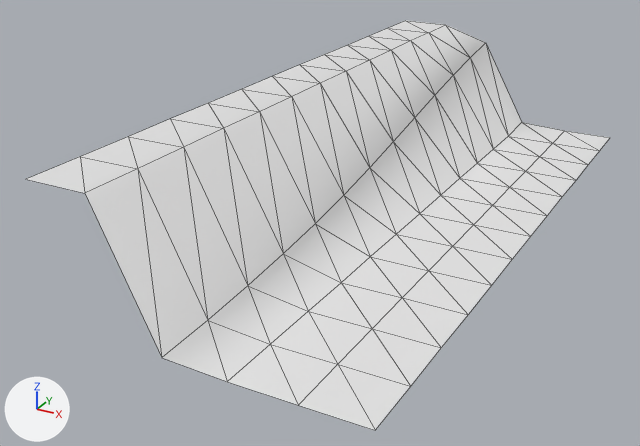
The OBJ model models/areas/gorge/grass_-1_3.obj: old version first, new version second.
Before and after are seen from a camera (50 mm lens) standing at (6.8, -99.0, 8.1) and looking at (-6.8, -74.1, -4.3). Arrows for +X, +Y and +Z are at lower left; the lights stay in place. The first picture is the older version. Mesh edges are drawn as thin lines. Where no turn or scale is listed for an object, it has been applied to the vertices. Vertices at exactly the same position are counted once.

In view in the first picture: 'grass_-1_3'.
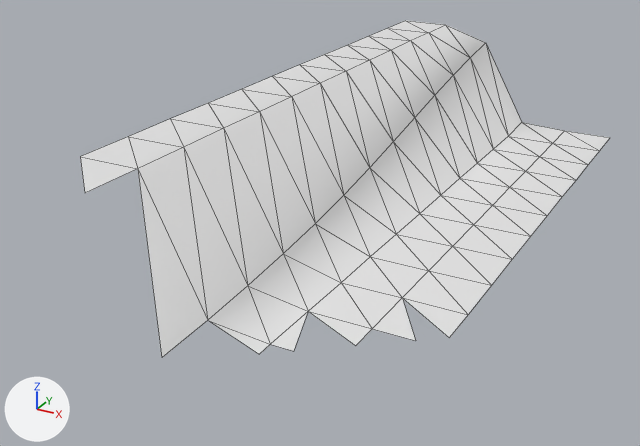
Boxes [x1, y1, x2, y2] around the edits, measured in the pictures (640 x 446 px):
'grass_-1_3', reshaped (9% narrower, 18% shorter)
    before: [26, 20, 610, 430]
    after: [80, 20, 610, 357]
part 1 of me_grass__1_3, cut back
    before: [26, 157, 468, 430]
    after: [210, 298, 468, 354]

The change, as a list of edits to the scene's bpy script:
```text
Change me_grass__1_3:
    used by ob_grass__1_3; location = (0.0, 0.0, 0.0)
    remove me_grass__1_3.from_pydata(...)  # 78 vertices, 120 faces; spans x -10.0..0.0, y -84.0..-60.0, z -4.2..0.0
    add me_grass__1_3.from_pydata(...)  # 76 vertices, 111 faces; spans x -10.0..0.0, y -84.0..-60.0, z -4.2..0.0
    me_grass__1_3 part 1
    7 vertices are removed from x -10.0..0.0, y -84.0..-80.0, z -4.2..0.0
    14 faces are deleted
    5 vertices are added at (-0.7, -80.0, -4.2), (0.0, -79.4, -4.2), (-3.3, -82.0, -4.2), (-2.0, -81.0, -4.2), (-4.0, -82.5, -4.2)
    5 new faces join them
```
